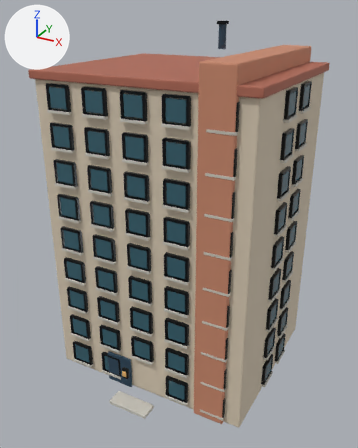
What one commit did to the glTF model assets/models/realistic/RES_HIGH_2x2_001.glb.
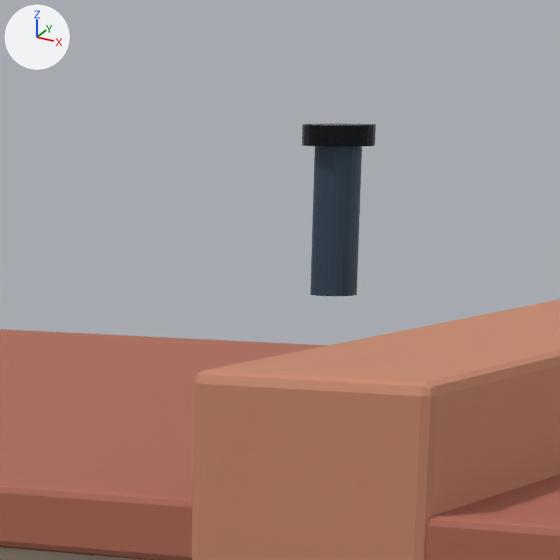
Each version appears first whole from a camera (50 mm lens) standing at (3.51, -6.64, 5.68) and looking at (0.03, -0.32, 2.52), and next in a close-up on the part from 47% to 72% of the width and 0% to 21% of the height. Lighting does not change. The marker at upper left points along +X, +Y and +Z. The older version's two pictures come first. Objects named as collision shapes, trigger or cutter boxes, shadow casters or lower levels of detail are left out. Where no turn or scale is listed for an object, it has been applied to the vertices. Vertices at exactly the same position are counted once.

In view in the first close-up: 'RES_HIGH_2x2_001_Visual'.
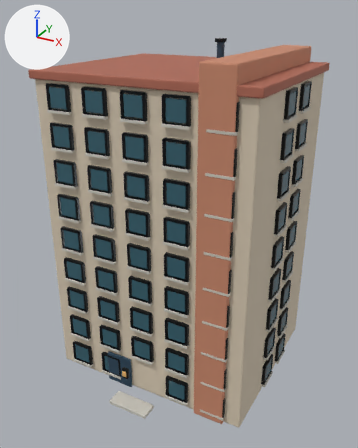
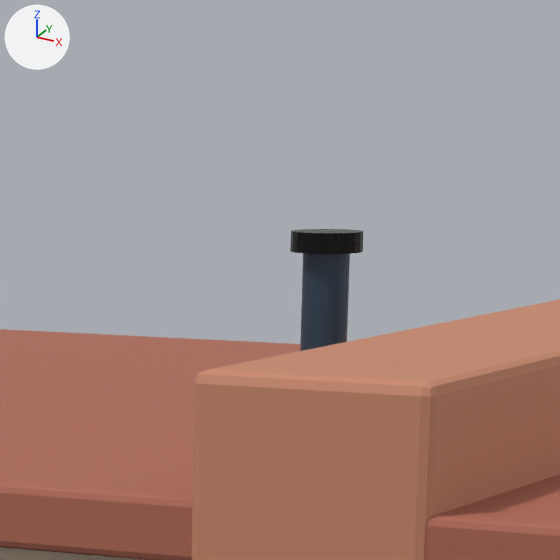
Where the newer file only moved an object's origin or applied its transform, the numbers keep the older frame.

Boxes (x1, y1, x2, y2) around the edits, measured in the close-ups (560 x 560 px; the box of a moved part takes in the faces that stretch with it):
'RES_HIGH_2x2_001_Visual', reshaped: before (0, 123, 560, 560); after (0, 229, 560, 560)
part 1 of me_cube, moved or reshaped: before (310, 146, 362, 296); after (300, 253, 350, 351)
part 2 of me_cube, moved or reshaped: before (302, 123, 376, 147); after (290, 229, 363, 254)

Edits to the bpy script that builds the scene:
```text
Change me_cube:
    used by ob_res_high_2x2_001_visual; location = (0.0, 0.0, 2.385)
    remove me_cube.from_pydata(...)  # 12392 vertices, 21772 faces; spans x -1.71..1.71, y -1.94..1.48, z -2.38..3.11
    add me_cube.from_pydata(...)  # 12392 vertices, 21772 faces; spans x -1.71..1.71, y -1.94..1.48, z -2.38..2.88
    me_cube part 1: the loose piece of 48 vertices spanning x 0.35..0.46, y 0.22..0.33, z 2.73..3.08 is moved by (0.0, -0.04, -0.23)
    me_cube part 2: the loose piece of 48 vertices spanning x 0.32..0.49, y 0.19..0.36, z 3.06..3.11 is moved by (0.0, -0.04, -0.23)
```
